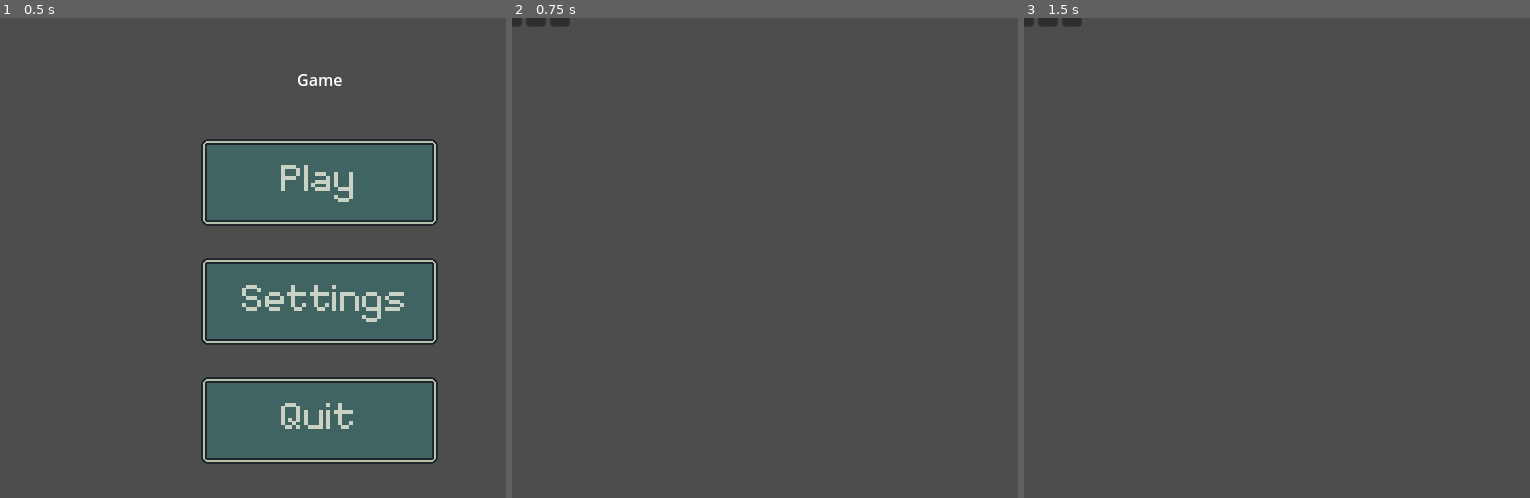
Above: before the commit, frames 1-3 (left to right).
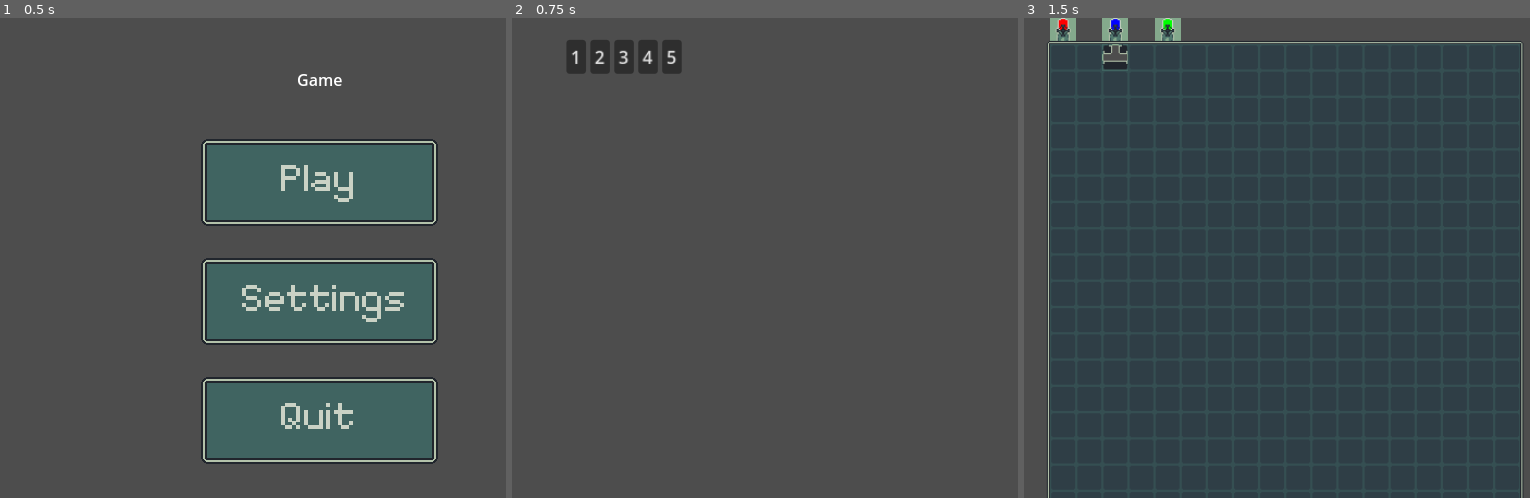
Above: after the commit, the same moments.

Repository: feargrinn/spacejam2024
Game: Godot game, scene res://node_2d.tscn
The game is run twice, just before and just after one commit, with the same random seed, the same clock (stepped at 60 frames per second) and the same inputs.
Inputs (mouse positions are in pixels of both pictures, inside the frame that each line leads up to):
- Up to frame 1 (0.5 s): no input
- Up to frame 2 (0.75 s): click (830, 181) at 0.5 s
- Up to frame 3 (1.5 s): click (1089, 56) at 1.25 s, where only the run after the commit has a clickable "1"

Frame 1 is identical in both runs. In frame 2, 1.4% of the frame differs, in the area x 0-34%, y 0-12%; in frame 3, 81%, in the area x 0-99%, y 0-100%.

Commit message:
Level picker works

Diff:
--- a/Levels/LevelFive.gd
+++ b/Levels/LevelFive.gd
@@ -2,6 +2,6 @@
 
 class_name LevelFive
 
-func _ready():
+func level_definition():
 	var tile = t_tile_script.new()
 	set_tile_at(tile, 2, 2, 3)
--- a/Levels/LevelFour.gd
+++ b/Levels/LevelFour.gd
@@ -2,6 +2,6 @@
 
 class_name LevelFour
 
-func _ready():
+func level_definition():
 	var tile = t_tile_script.new()
 	set_tile_at(tile, 7, 5, 2)
--- a/Levels/LevelOne.gd
+++ b/Levels/LevelOne.gd
@@ -2,6 +2,23 @@
 
 class_name LevelOne
 
-func _ready():
+func level_definition():
+	for i in range(1, number_of_tiles - 1):
+		set_tile_at(no_tile_script.new(), 0, i)
+		set_tile_at(no_tile_script.new(), number_of_tiles-1, i)
+		set_tile_at(no_tile_script.new(), i, 0)
+		set_tile_at(no_tile_script.new(), i, number_of_tiles-1)
+
+	set_tile_at(no_tile_script.new(), 0, 0)
+	set_tile_at(no_tile_script.new(), number_of_tiles-1, 0)
+	set_tile_at(no_tile_script.new(), number_of_tiles-1, number_of_tiles-1)
+	set_tile_at(no_tile_script.new(), 0, number_of_tiles-1)
+
 	var tile = t_tile_script.new()
-	set_tile_at(tile, 3, 1, 1)
+	set_tile_at(tile, 3, 1, 2)
+	tile = input_script.new(colour_script.new(1, 0, 0))
+	set_tile_at(tile, 1, 0)
+	tile = input_script.new(colour_script.new(0, 0, 1))
+	set_tile_at(tile, 3, 0)
+	tile = input_script.new(colour_script.new(0, 1, 0))
+	set_tile_at(tile, 5, 0)
--- a/Levels/LevelThree.gd
+++ b/Levels/LevelThree.gd
@@ -2,6 +2,6 @@
 
 class_name LevelThree
 
-func _ready():
+func level_definition():
 	var tile = t_tile_script.new()
 	set_tile_at(tile, 3, 5, 1)
--- a/Levels/LevelTwo.gd
+++ b/Levels/LevelTwo.gd
@@ -2,6 +2,6 @@
 
 class_name LevelTwo
 
-func _ready():
+func level_definition():
 	var tile = t_tile_script.new()
 	set_tile_at(tile, 3, 2, 1)
--- a/Map.gd
+++ b/Map.gd
@@ -13,9 +13,7 @@
 var tiles = []
 var number_of_tiles: int
 
-# Called when the node enters the scene tree for the first time.
-func _ready():
-	#position.x = 40
+func fill_map():
 	number_of_tiles = 20
 	for i in range(number_of_tiles):
 		var tilesRow = []
@@ -28,26 +26,13 @@
 		for j in range(number_of_tiles):
 			init_tile_at(tiles[i][j], i, j)
 
-	for i in range(1, number_of_tiles - 1):
-		set_tile_at(no_tile_script.new(), 0, i)
-		set_tile_at(no_tile_script.new(), number_of_tiles-1, i)
-		set_tile_at(no_tile_script.new(), i, 0)
-		set_tile_at(no_tile_script.new(), i, number_of_tiles-1)
+func level_definition():
+	pass
 
-	set_tile_at(no_tile_script.new(), 0, 0)
-	set_tile_at(no_tile_script.new(), number_of_tiles-1, 0)
-	set_tile_at(no_tile_script.new(), number_of_tiles-1, number_of_tiles-1)
-	set_tile_at(no_tile_script.new(), 0, number_of_tiles-1)
-
-	var tile = t_tile_script.new()
-	set_tile_at(tile, 3, 1, 2)
-	tile = input_script.new(colour_script.new(1, 0, 0))
-	set_tile_at(tile, 1, 0)
-	tile = input_script.new(colour_script.new(0, 0, 1))
-	set_tile_at(tile, 3, 0)
-	tile = input_script.new(colour_script.new(0, 1, 0))
-	set_tile_at(tile, 5, 0)
-
+# Called when the node enters the scene tree for the first time.
+func _ready():
+	fill_map()
+	level_definition()
 	add_edges()
 
 func init_tile_at(tile:Tile, ix:int, iy:int, rot: int = 0):
--- a/game.gd
+++ b/game.gd
@@ -1,5 +1,12 @@
-extends Node2D
+extends Node
 
+# Called when the node enters the scene tree for the first time.
+func _ready():
+	pass # Replace with function body.
+
+# Called every frame. 'delta' is the elapsed time since the previous frame.
+func _process(_delta):
+	pass
 
 func _on_level_pressed(level: int):
 	var new_map = Sprite2D.new()
@@ -15,3 +22,4 @@
 		new_map.set_script(preload("res://Levels/LevelFive.gd"))
 	add_child(new_map)
 	$LeverPicker.hide()
+	new_map.show()
--- a/game.tscn
+++ b/game.tscn
@@ -10,6 +10,8 @@
 anchors_preset = 15
 anchor_right = 1.0
 anchor_bottom = 1.0
+offset_right = 206.0
+offset_bottom = 87.0
 grow_horizontal = 2
 grow_vertical = 2
 size_flags_horizontal = 3
@@ -186,3 +188,9 @@
 layout_mode = 2
 size_flags_horizontal = 3
 text = "5"
+
+[connection signal="pressed" from="LeverPicker/Rows/Columns/Level" to="." method="_on_level_pressed" binds= [1]]
+[connection signal="pressed" from="LeverPicker/Rows/Columns/Level2" to="." method="_on_level_pressed" binds= [2]]
+[connection signal="pressed" from="LeverPicker/Rows/Columns/Level3" to="." method="_on_level_pressed" binds= [3]]
+[connection signal="pressed" from="LeverPicker/Rows/Columns/Level4" to="." method="_on_level_pressed" binds= [4]]
+[connection signal="pressed" from="LeverPicker/Rows/Columns/Level5" to="." method="_on_level_pressed" binds= [5]]
Not shown: 1 places in node_2d.tscn that only renumber resources
